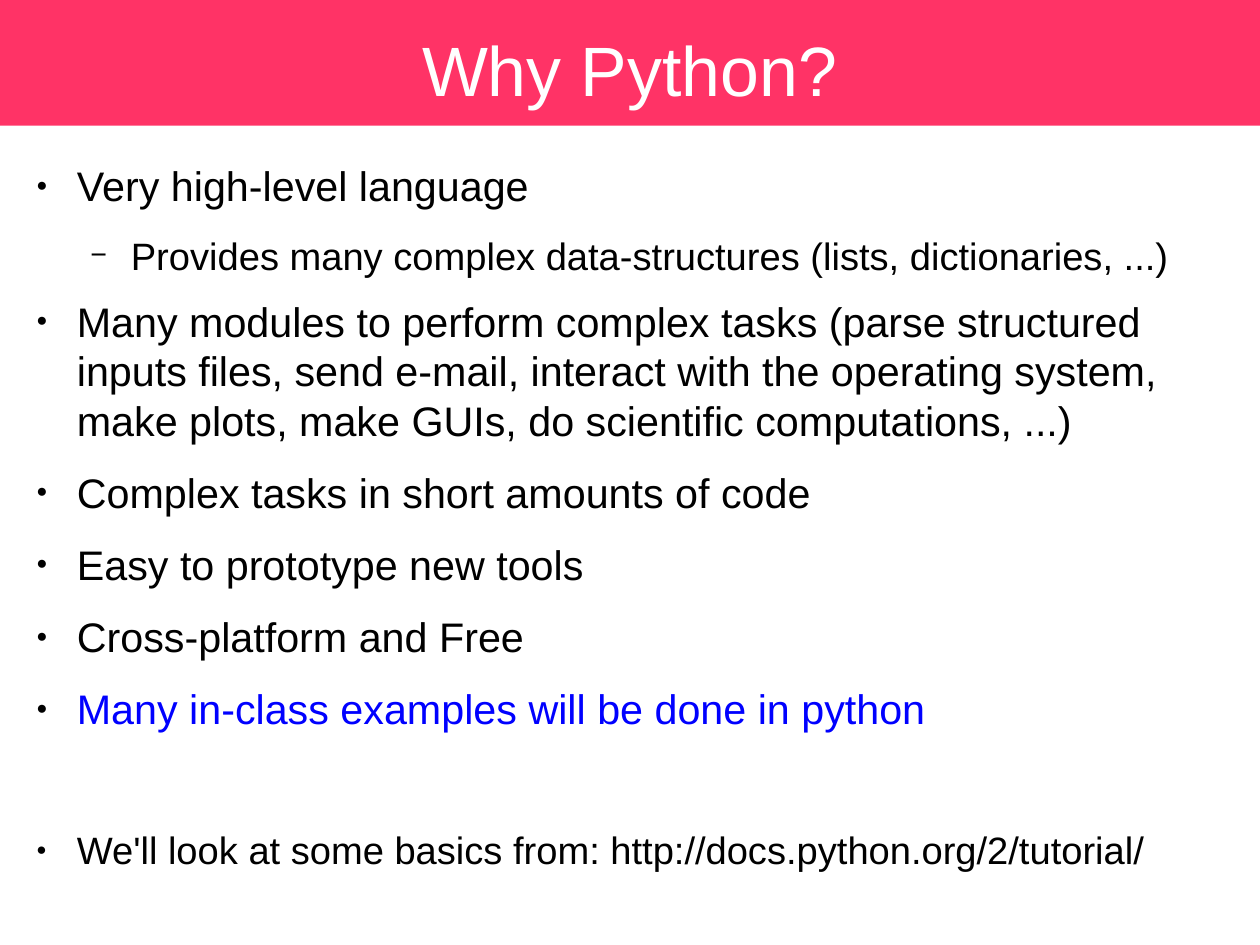
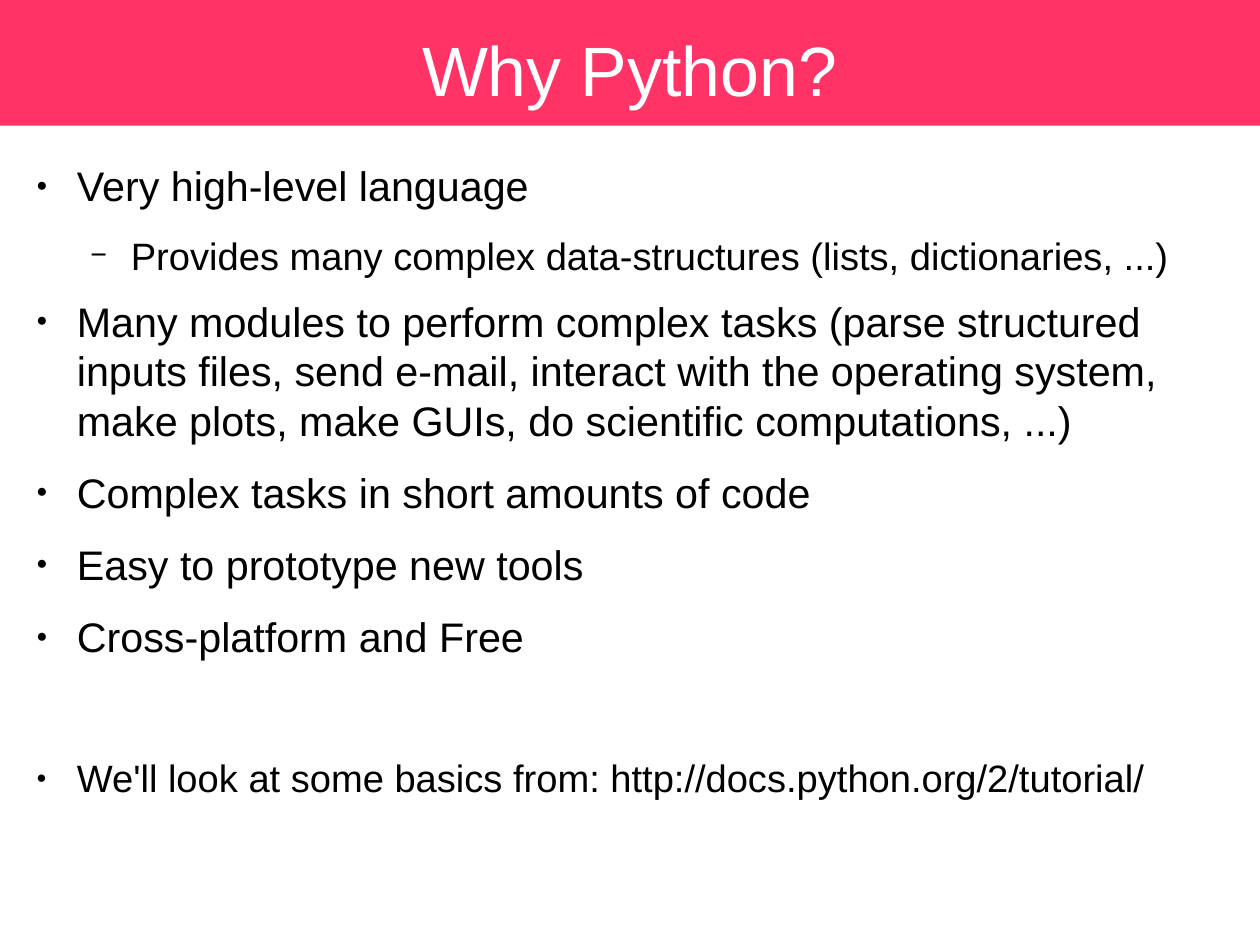
Before and after one commit to sbu-python-class/python-science, a slide deck: slide 2 of lectures/01-python/python.odp (slide 1 before the commit). Drawn at 1260x945 pixels with LibreOffice and Linux fonts; fonts in the diff are those of the drawing. Boxes give left, top, right and bottom in pixels: in the first picture for what was removed or moved away, otherwise in the second. Text is boxed around its words. In the diff, an @@ line names an element or a change of style, - is before the commit and + after.

```diff
--- a/lectures/01-python/python.odp
+++ b/lectures/01-python/python.odp
@@ text at (77, 694, 925, 732): paragraph removed @@
-● Many in-class examples will be done in python
```
Also in this commit, not shown: 3 slides added, 3 other files.
